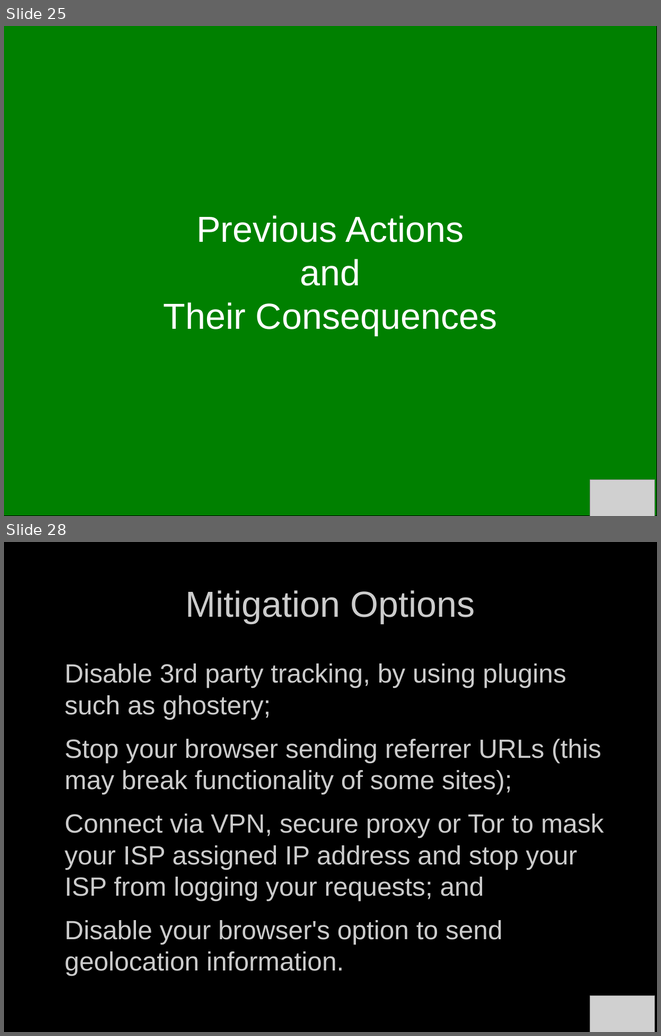
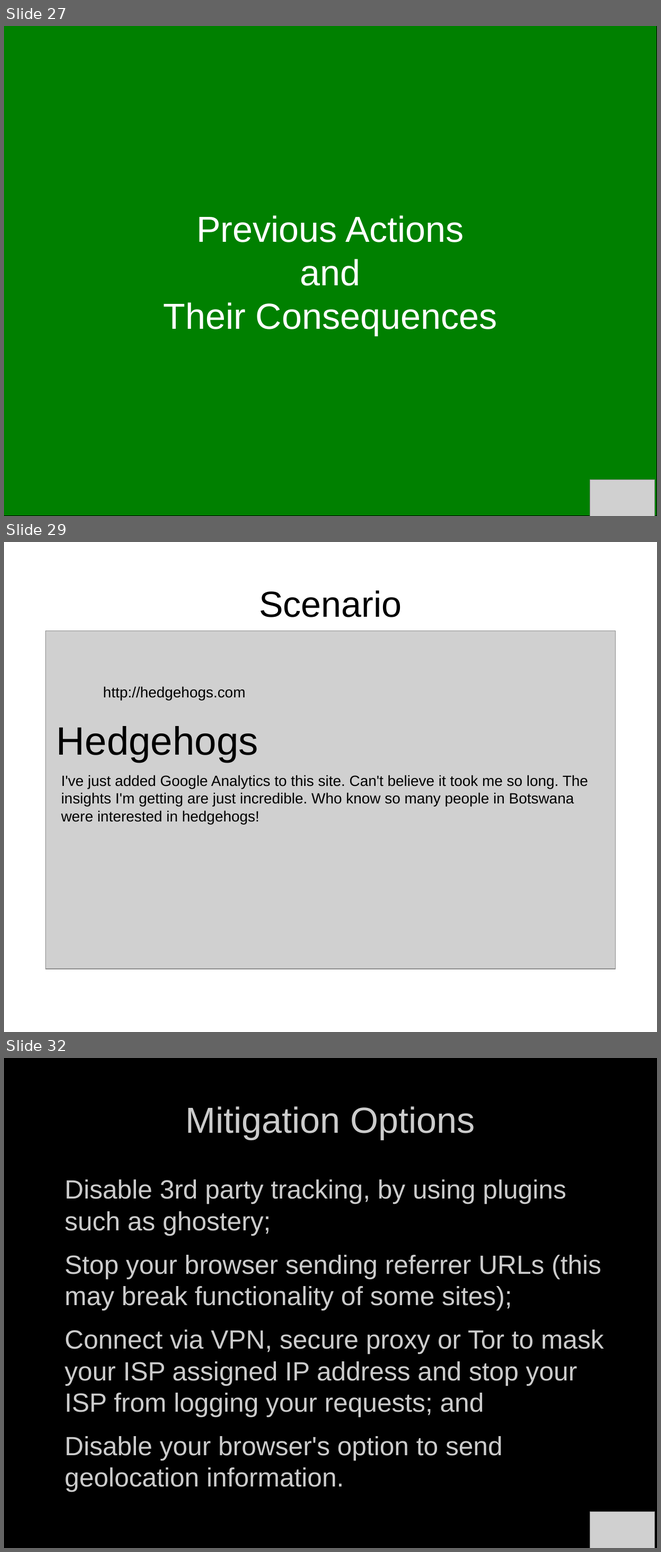
Before and after one commit to bendechrai/preso-security-privacy-anonymity, a slide deck: security-privacy-anonymity.odp. Shown one above the other, each under a label of ours: slides 25 and 28 before the commit, slides 27, 29 and 32 after it; the slides between them are not shown. The pictures are 661x1036 and 661x1552 pixels, drawn with LibreOffice and Linux fonts; fonts in the diff are those of the drawing; grey boxes stand for pictures; background and template pictures are left out. Boxes give left, top, right and bottom in pixels: in the first picture for what was removed or moved away, otherwise in the second. Text is boxed around its words. In the diff, an @@ line names an element or a change of style, - is before the commit and + after.

Commit message:
converted scenarios in to screen shots

```diff
--- a/security-privacy-anonymity.odp
+++ b/security-privacy-anonymity.odp
@@ slide 29 added at bbox=[4, 542, 657, 1032], background #FFFFFF @@
@@ title added at bbox=[259, 590, 402, 617], 44 pt, text #000000 @@
+Scenario
@@ group added at bbox=[45, 631, 616, 969]: 3 texts, 1 picture @@
+http://hedgehogs.com
+Hedgehogs
+I've just added Google Analytics to this site. Can't believe it took me so long. The
+insights I'm getting are just incredible. Who know so many people in Botswana
+were interested in hedgehogs!
@@ what was slide 25 is now slide 27 @@
@@ what was slide 28 is now slide 32 @@
```
Also in this commit, not shown: 2 slides changed, 5 other slides added, 2 slides removed.
